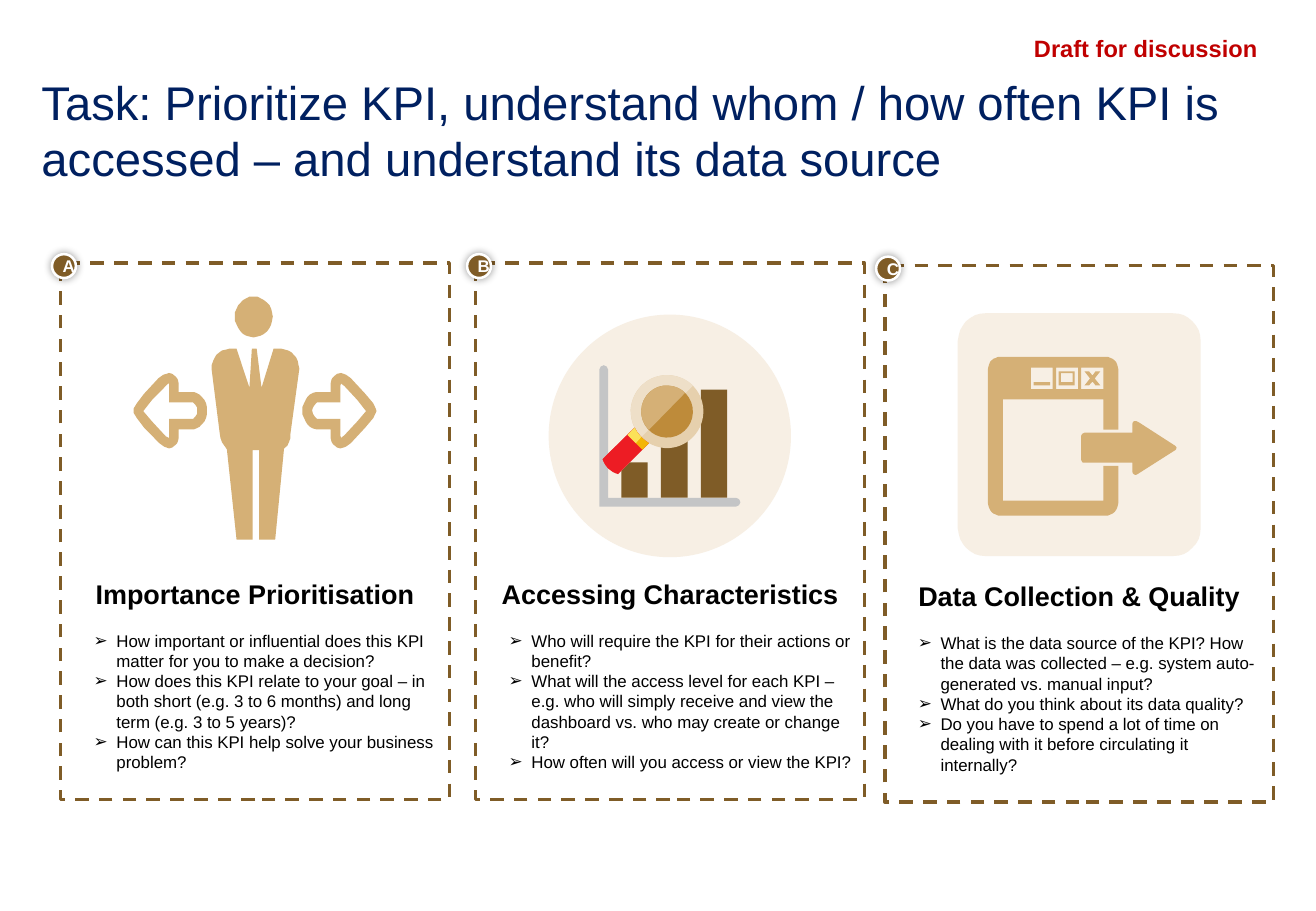
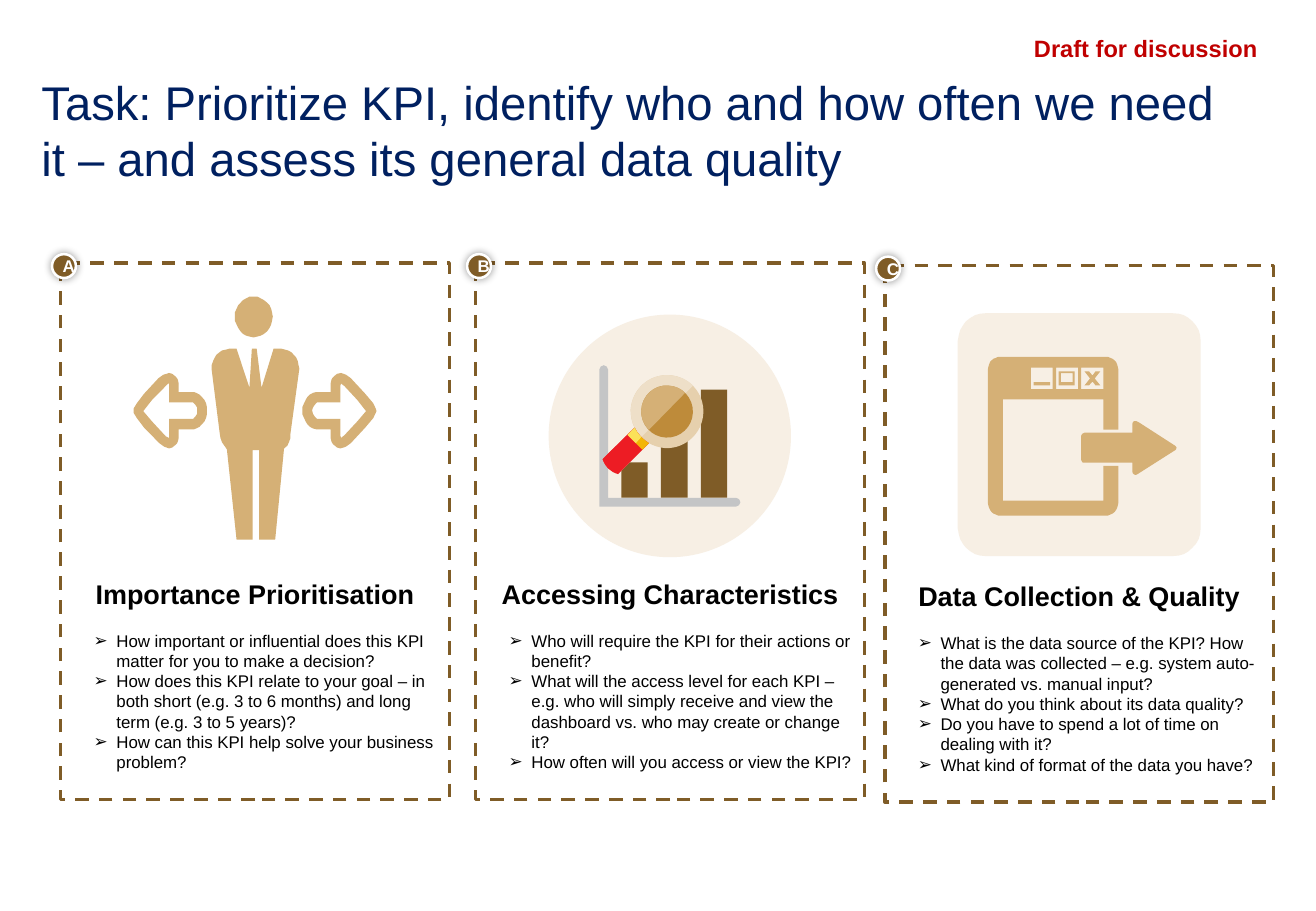
Before and after one commit to tkktommy/Compen, a slide deck: slide 9 of VIHL_Real-time Data Analytics - BRD - Makreitng.pptx. Drawn at 1316x911 pixels with LibreOffice and Linux fonts; fonts in the diff are those of the drawing; background and template pictures are left out. Boxes give left, top, right and bottom in pixels: in the first picture for what was removed or moved away, otherwise in the second. Text is boxed around its words. In the diff, an @@ line names an element or a change of style, - is before the commit and + after.

```diff
--- a/VIHL_Real-time Data Analytics - BRD - Makreitng.pptx
+++ b/VIHL_Real-time Data Analytics - BRD - Makreitng.pptx
@@ title at (41,85,1214,186): text changed @@
-Task: Prioritize KPI, understand whom / how often KPI is accessed – and understand its data source
+Task: Prioritize KPI, identify who and how often we need it – and assess its general data quality
@@ text in rectangle at (941,717,1253,775): text changed @@
-  ➢ Do you have to spend a lot of time on dealing with it before circulating it internally?
+  ➢ Do you have to spend a lot of time on dealing with it?
+  ➢ What kind of format of the data you have?
```
Also in this commit, not shown: 5 other slides changed, 5 slides added, 1 slide removed, 1 other file.
